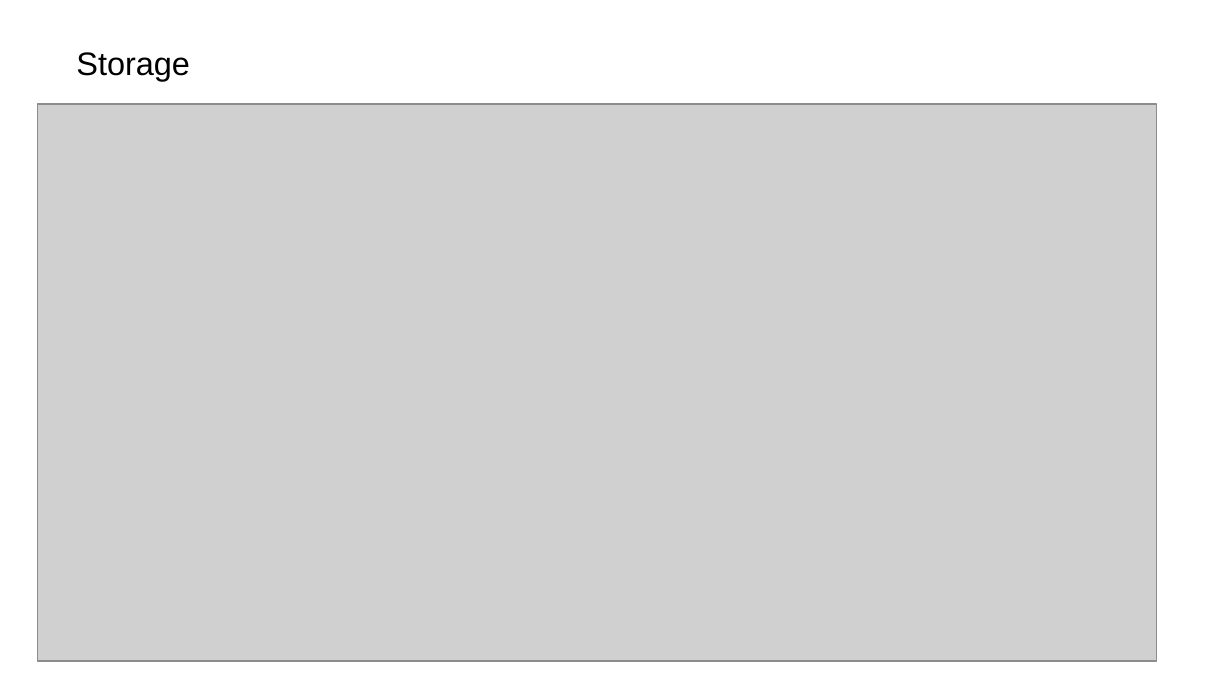
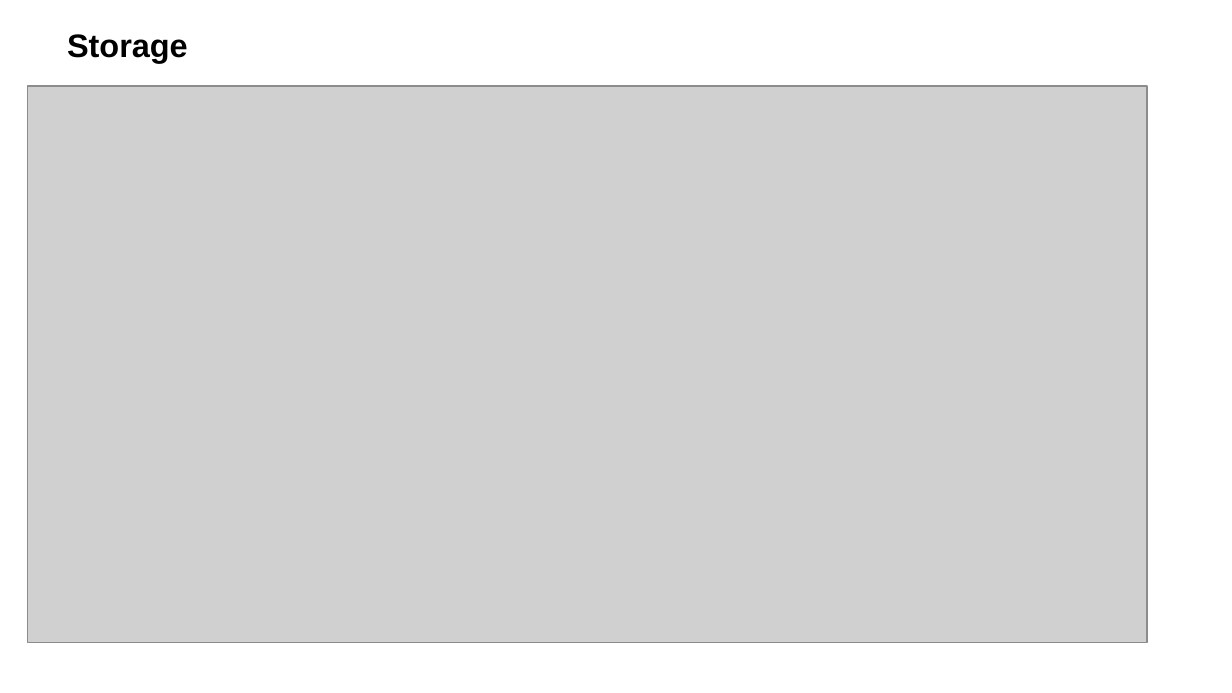
Before and after one commit to huangc11/Springboard, a slide deck: slide 3 of proj_03_Capstone/step_10 presentation/Air Time On Time System.pptx. Drawn at 1232x693 pixels with LibreOffice and Linux fonts; fonts in the diff are those of the drawing; grey boxes stand for pictures. Boxes give left, top, right and bottom in pixels: in the first picture for what was removed or moved away, otherwise in the second. Text is boxed around its words. In the diff, an @@ line names an element or a change of style, - is before the commit and + after.

```diff
--- a/proj_03_Capstone/step_10 presentation/Air Time On Time System.pptx
+++ b/proj_03_Capstone/step_10 presentation/Air Time On Time System.pptx
@@ text "Storage": place and size @@
-text "Storage" at (76, 52, 190, 81)
+text "Storage" at (67, 34, 188, 63)
@@ text "Storage" at (67, 34, 188, 63): bold on @@
@@ picture: place and size @@
-picture at (37, 103, 1156, 660)
+picture at (28, 86, 1147, 643)
```
Also in this commit, not shown: 4 other slides changed, 1 slide added, 1 slide removed.
